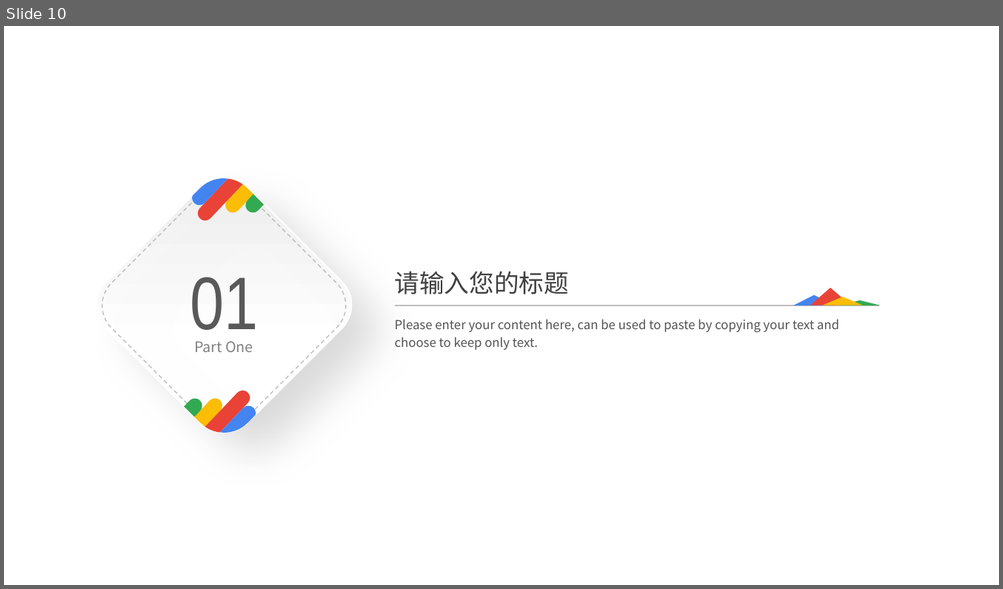
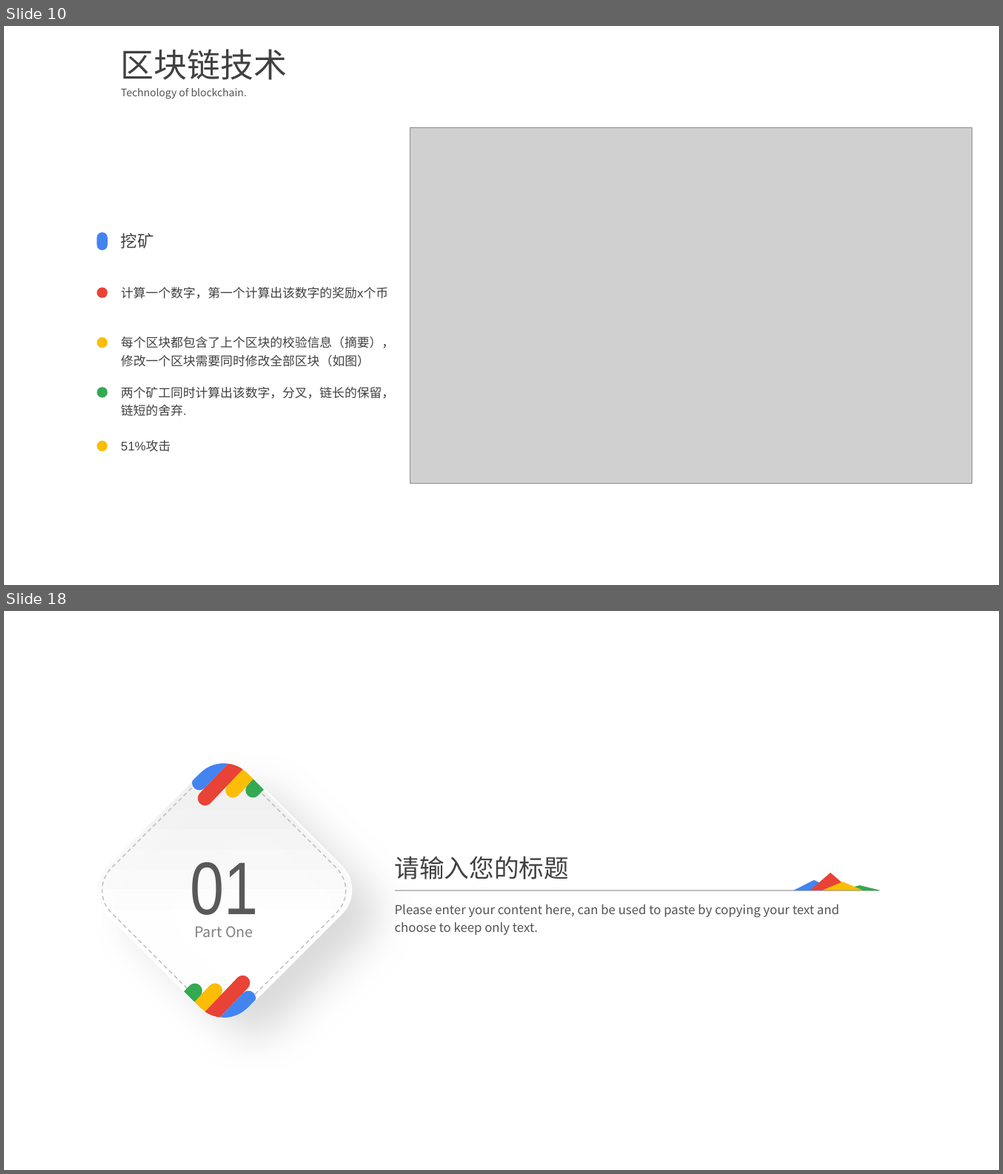
Before and after one commit to bingozwb/Blockchain-intro., a slide deck: doc/BlockChain Intro.pptx. Shown one above the other, each under a label of ours: slide 10 before the commit, slides 10 and 18 after it; the slides between them are not shown. The pictures are 1003x589 and 1003x1174 pixels, drawn with LibreOffice and Linux fonts; fonts in the diff are those of the drawing; grey boxes stand for pictures; background and template pictures are left out. Boxes give left, top, right and bottom in pixels: in the first picture for what was removed or moved away, otherwise in the second. Text is boxed around its words. In the diff, an @@ line names an element or a change of style, - is before the commit and + after.

```diff
--- a/doc/BlockChain Intro.pptx
+++ b/doc/BlockChain Intro.pptx
@@ slide 10 added at <box>4,26,999,585</box>, background picture (left out) @@
@@ text added at <box>121,49,287,80</box>, 32 pt, text #404040 @@
+区块链技术
@@ text added at <box>121,88,247,99</box>, 10 pt, text #404040 at 90% opacity @@
+Technology of blockchain.
@@ picture added at <box>410,127,972,483</box> @@
@@ rounded rectangle added at <box>96,232,107,250</box>, fill #4384F1 @@
@@ text added at <box>121,233,154,249</box>, 16 pt, text #404040 @@
+挖矿
@@ ellipse added at <box>96,288,107,298</box>, fill #E94236 @@
@@ text added at <box>121,287,388,299</box>, 12 pt, text #404040 @@
+计算一个数字，第一个计算出该数字的奖励x个币
@@ ellipse added at <box>96,337,107,348</box>, fill #FBBD06 @@
@@ text added at <box>121,337,394,367</box>, 12 pt, text #404040 @@
+每个区块都包含了上个区块的校验信息（摘要），修改一个区块需要同时修改全部区块（如图）
@@ ellipse added at <box>96,387,107,397</box>, fill #33A952 @@
@@ text added at <box>121,387,394,417</box>, 12 pt, text #404040 @@
+两个矿工同时计算出该数字，分叉，链长的保留，链短的舍弃.
@@ ellipse added at <box>96,441,107,452</box>, fill #FBBD06 @@
@@ text added at <box>121,441,170,452</box>, 12 pt, text #404040 @@
+51%攻击
@@ what was slide 10 is now slide 18 @@
```
Also in this commit, not shown: 11 slides changed, 11 other slides added, 4 slides removed.
